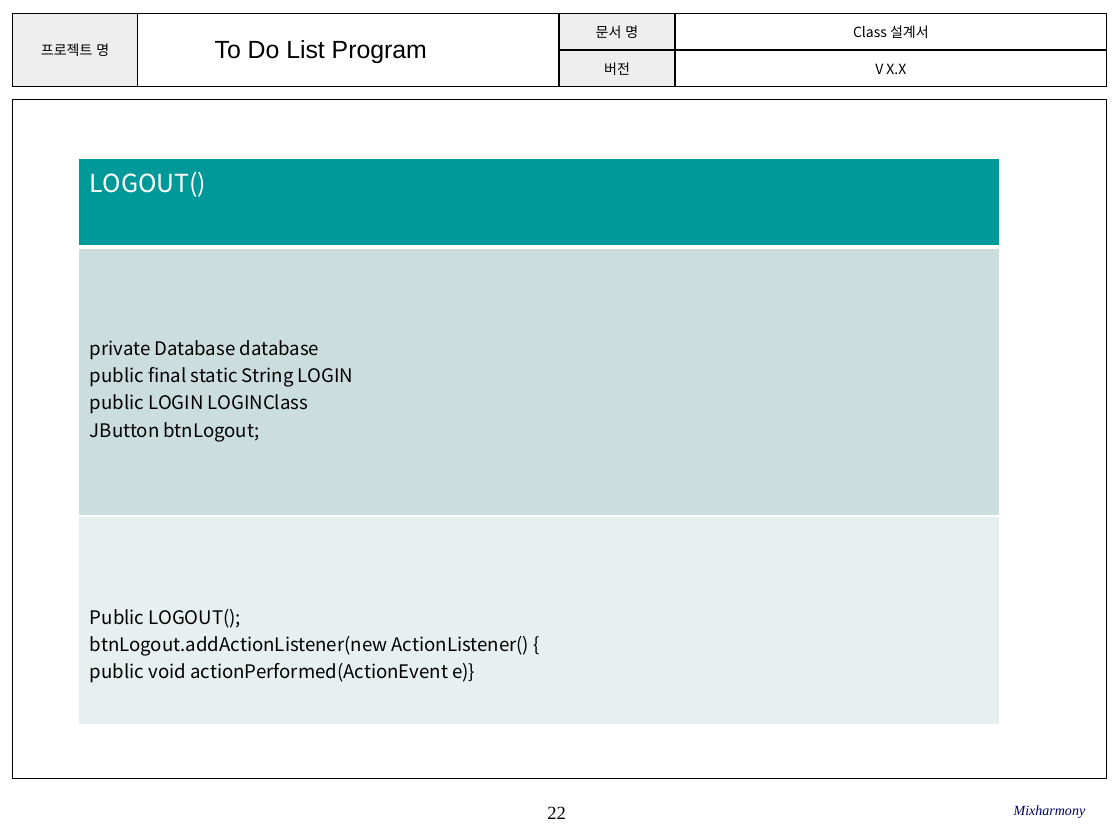
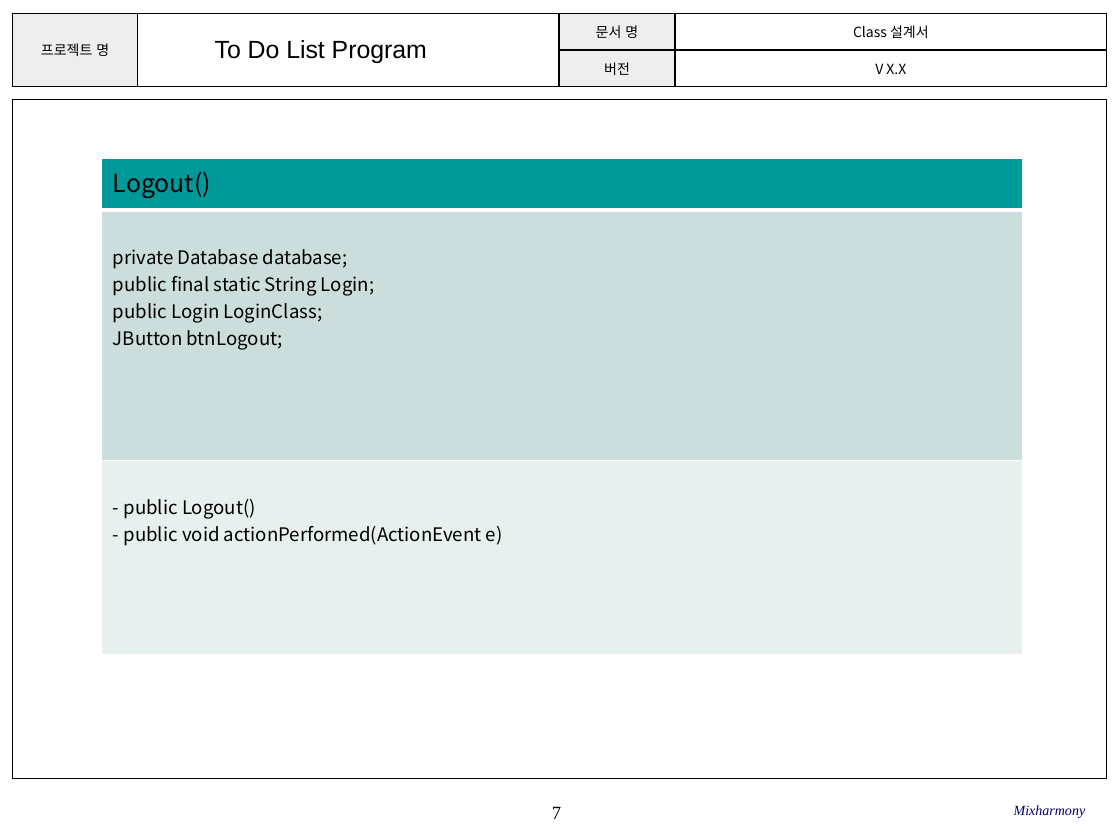
Before and after one commit to SE-admin/SE2017_2_mixharmony, a slide deck: slide 7 of doc/3_ 설계서/Class Design.pptx (slide 22 before the commit). Drawn at 1120x840 pixels with LibreOffice and Linux fonts; fonts in the diff are those of the drawing; background and template pictures are left out. Boxes give left, top, right and bottom in pixels: in the first picture for what was removed or moved away, otherwise in the second. Text is boxed around its words. In the diff, an @@ line names an element or a change of style, - is before the commit and + after.

Commit message:
#862 Class Design.pptx (전체적인 클래스 내용 수정 및 정리)

```diff
--- a/doc/3_ 설계서/Class Design.pptx
+++ b/doc/3_ 설계서/Class Design.pptx
@@ table at box(102, 158, 1023, 655) @@
-row 1, column 1: LOGOUT()
+row 1, column 1: Logout()
-row 2, column 1: private Database database / public final static String LOGIN / public LOGIN LOGINClass / JButton btnLogout;
+row 2, column 1: private Database database; / public final static String Login; / public Login LoginClass; / JButton btnLogout;
-row 3, column 1: Public LOGOUT(); / btnLogout.addActionListener(new ActionListener() { / public void actionPerformed(ActionEvent e)}
+row 3, column 1: - public Logout() / - public void actionPerformed(ActionEvent e)
@@ table: place and size @@
-table at box(78, 158, 999, 725)
+table at box(102, 158, 1023, 655)
@@ page number at box(552, 806, 561, 819): text changed @@
-22
+7
```
Also in this commit, not shown: 14 other slides changed, 2 slides added, 4 slides removed.
